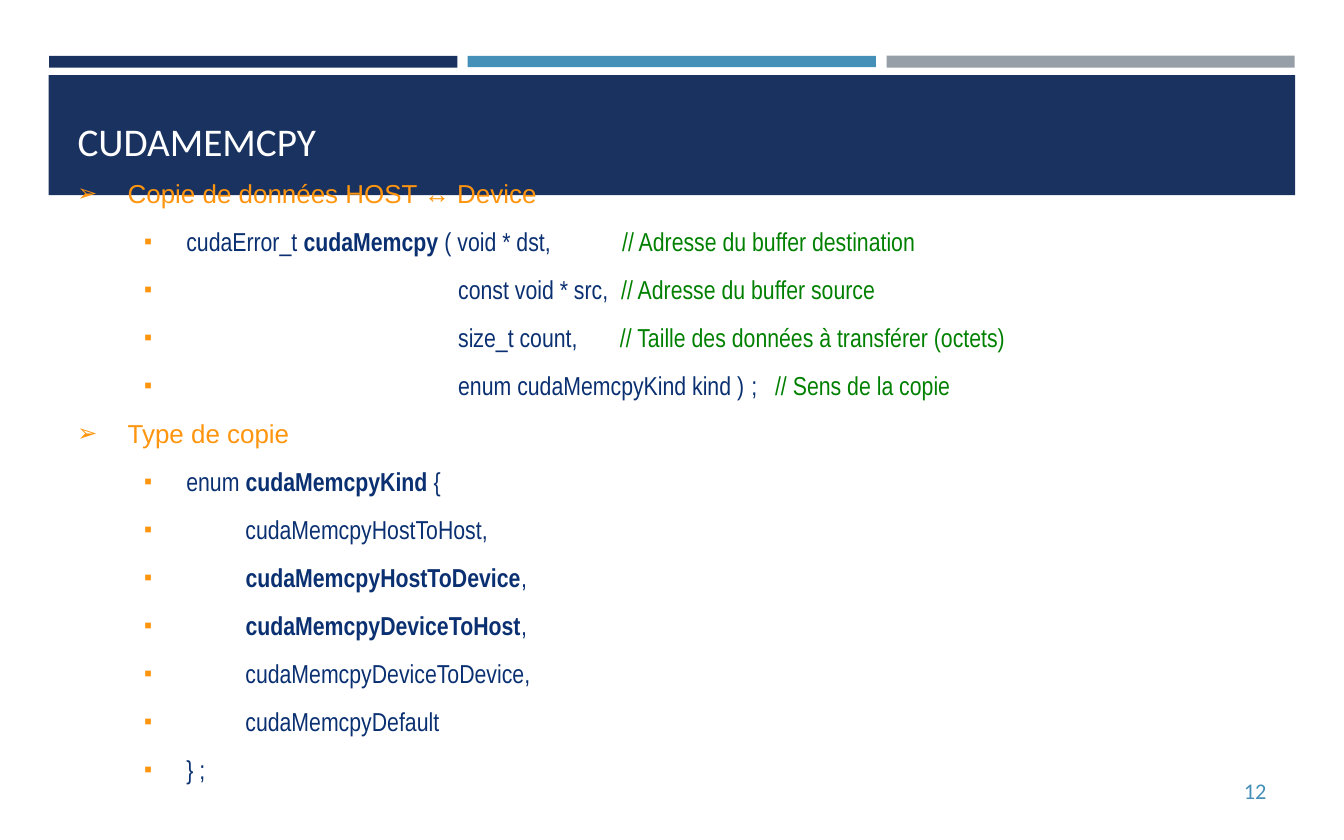
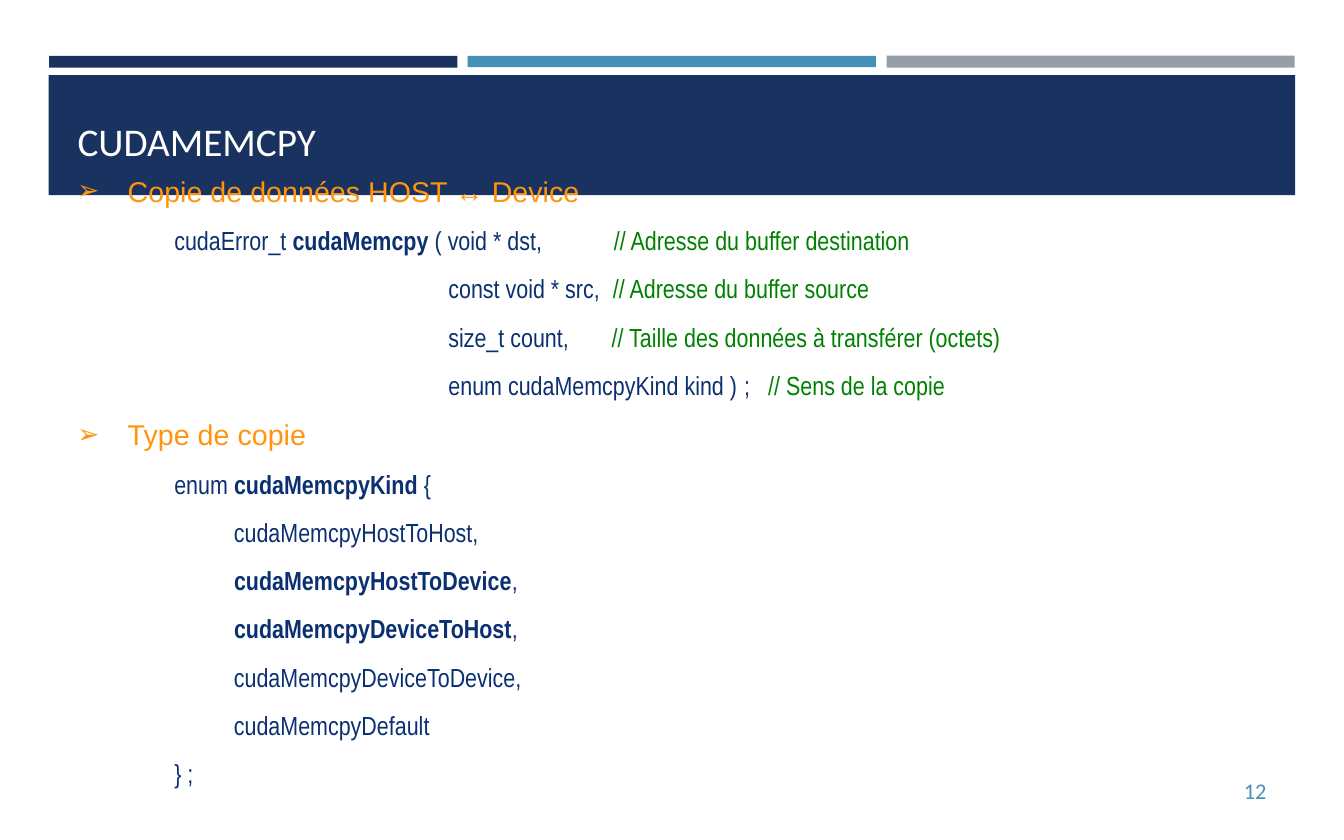
Before and after one commit to franckginguene/hpc_formation_scalian, a slide deck: slide 12 of Diapos/HPC_CUDA.pptx. Drawn at 1344x840 pixels with LibreOffice and Linux fonts; fonts in the diff are those of the drawing. Boxes give left, top, right and bottom in pixels: in the first picture for what was removed or moved away, otherwise in the second. Text is boxed around its words. In the diff, an @@ line names an element or a change of style, - is before the commit and + after.

Commit message:
update CUDA support

```diff
--- a/Diapos/HPC_CUDA.pptx
+++ b/Diapos/HPC_CUDA.pptx
@@ text "Copie de données HOST ↔ ..." at (128,179,1000,740): size 13.9 to 15.3 pt in "Copie de données HOST ↔ Device", "Type de copie"; size 13.9 to 14 pt in "cudaError_t cudaMemcpy ( void * dst, // ...", "const void * src, // Adresse du ...", "size_t count, // Taille des données à ...", "enum cudaMemcpyKind kind ) ; // Sens ..." and 7 more places; bullet ■ to none; list level 2 to 3 in "cudaError_t cudaMemcpy ( void * ..."; list level 2 to 3 in "const void * src, // ..."; list level 2 to 3 in "size_t count, // Taille des ..."; list level 2 to 3 in "enum cudaMemcpyKind kind ) ; ..."; list level 2 to 3 in "enum cudaMemcpyKind {"; list level 2 to 3 in "cudaMemcpyHostToHost,"; list level 2 to 3 in "cudaMemcpyHostToDevice,"; list level 2 to 3 in "cudaMemcpyDeviceToHost,"; list level 2 to 3 in "cudaMemcpyDeviceToDevice,"; list level 2 to 3 in "cudaMemcpyDefault"; list level 2 to 3 in "} ;" @@
```
Also in this commit, not shown: 6 other slides changed, 4 slides added, 1 slide removed.
